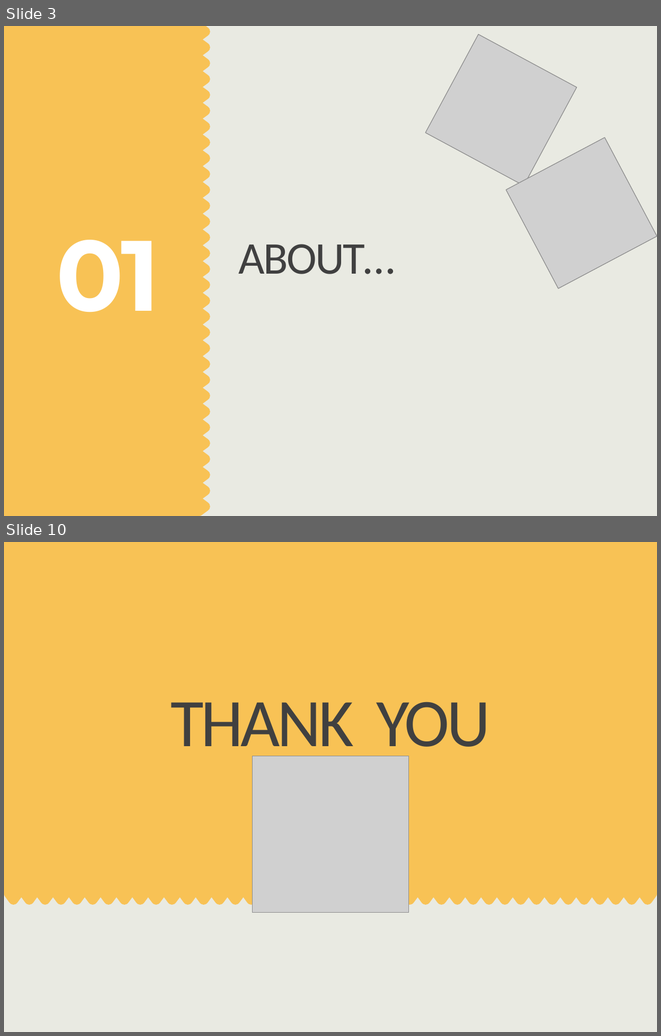
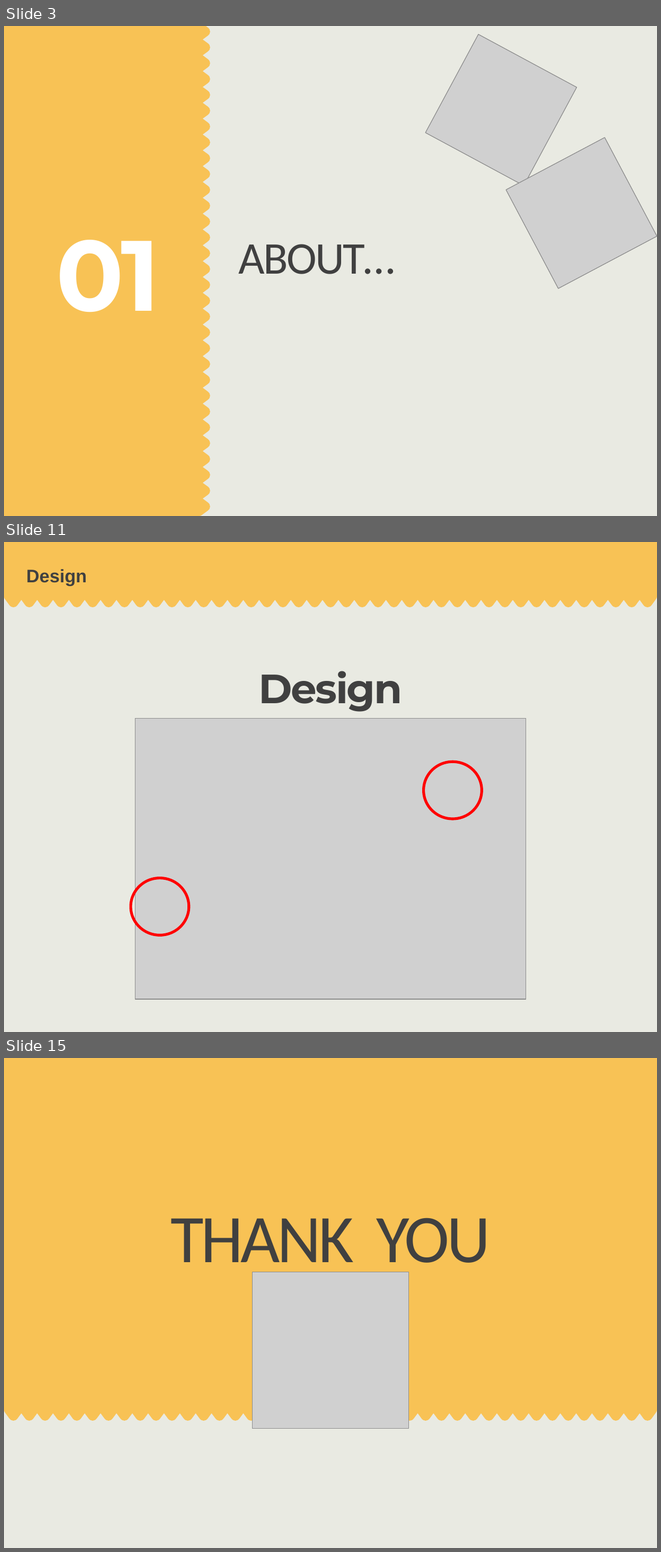
Before and after one commit to ilovethisid/Data-Structure-Design, a slide deck: week1.pptx. Shown one above the other, each under a label of ours: slides 3 and 10 before the commit, slides 3, 11 and 15 after it; the slides between them are not shown. The pictures are 661x1036 and 661x1552 pixels, drawn with LibreOffice and Linux fonts; fonts in the diff are those of the drawing; grey boxes stand for pictures. Boxes give left, top, right and bottom in pixels: in the first picture for what was removed or moved away, otherwise in the second. Text is boxed around its words. In the diff, an @@ line names an element or a change of style, - is before the commit and + after.

```diff
--- a/week1.pptx
+++ b/week1.pptx
@@ slide 11 added at box(4, 542, 657, 1032), background #E9EAE2 @@
@@ freeform shape added at box(4, 542, 657, 607), fill #F8C255 @@
@@ title added at box(26, 569, 87, 585), 20 pt, text #404040, bold @@
+Design
@@ text added at box(259, 671, 403, 712), 45 pt, text #404040, bold @@
+Design
@@ picture added at box(135, 718, 526, 999) @@
@@ ellipse added at box(424, 761, 482, 818), outline #FF0000 3 pt @@
@@ ellipse added at box(131, 877, 189, 934), outline #FF0000 3 pt @@
@@ what was slide 10 is now slide 15 @@
```
Also in this commit, not shown: 4 slides changed, 7 other slides added, 3 slides removed.
